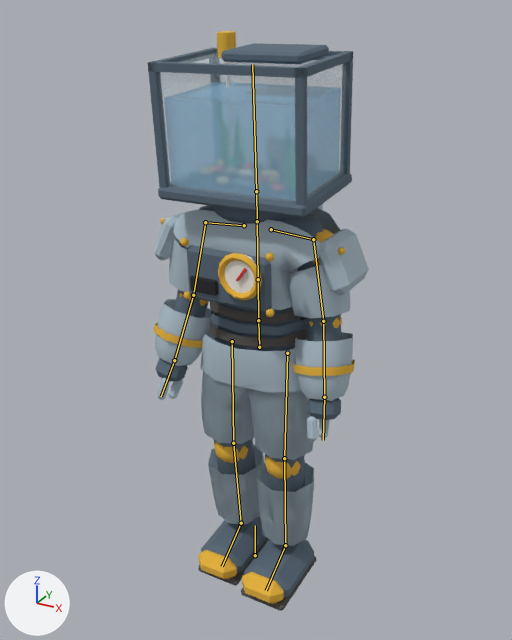
One commit to the Blender file assets_src/personagens/capitao_mare_01.blend: the scene before it, then after it.
One viewpoint serves both versions: a 50 mm lens placed at (1.081, -1.958, 2.014), pointed at (-0.033, 0.066, 1.002). Every picture has the same lights, and +X, +Y and +Z are marked at lower left. The first picture is the older version. Both versions are drawn at frame 33 of the action 'idle-loop'; the numbers are the values there. The bones that bend it are drawn over the model as lines.

The first picture shows 'capitao_mare_01'.
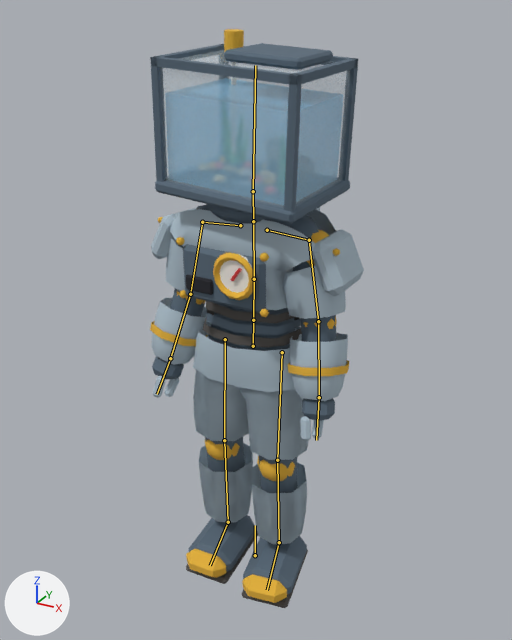
What the commit changed:
Bone 'Hips' (bone_hips) moves from (0.018, -0.016, 0.0) to (-0.008, -0.018, 0.0).
Bone 'Hips' (bone_hips) turns from (0, 0, 2) to (0, 4, -1) degrees about its own x, y and z.
Bone 'Spine' (bone_spine) turns from (0, 0, -1) to (0, -3, 0) degrees about its own x, y and z.
Bone 'Chest' (bone_chest) turns from (1, 0, -1) to (1, -2, 1) degrees about its own x, y and z.
Bone 'Head' (bone_head) turns from (1, 1, 0) to (1, -3, -3) degrees about its own x, y and z.
Bone 'LeftUpperLeg' (bone_leftupperleg) turns from (-2, 0, 1) to (-5, -6, -2) degrees about its own x, y and z.
Bone 'LeftLowerLeg' (bone_leftlowerleg) turns from (4, 0, 0) to (10, 0, 0) degrees about its own x, y and z.
Bone 'RightUpperLeg' (bone_rightupperleg) turns from (-1, 0, 1) to (-1, 0, -1) degrees about its own x, y and z.
Bone 'RightLowerLeg' (bone_rightlowerleg) turns from (7, 0, 0) to (5, 0, 0) degrees about its own x, y and z.

Where the change shows, as pixel boxes (x1, y1, x2, y2) in the pictures (512 x 640 px):
'capitao_mare_01', posed: before (148, 31, 369, 611); after (150, 29, 364, 608)
bone 'Hips', root to tip: before (259, 347) to (258, 320); after (253, 346) to (253, 320)
bone 'Spine', root to tip: before (258, 320) to (258, 279); after (253, 320) to (254, 279)
bone 'Chest', root to tip: before (258, 279) to (257, 221); after (254, 279) to (253, 221)
bone 'Head', root to tip: before (256, 191) to (252, 64); after (253, 191) to (255, 65)
bone 'LeftUpperLeg', root to tip: before (287, 353) to (284, 458); after (282, 352) to (277, 460)
bone 'LeftLowerLeg', root to tip: before (284, 458) to (285, 545); after (277, 460) to (279, 542)
bone 'RightUpperLeg', root to tip: before (232, 341) to (233, 443); after (225, 339) to (224, 440)
bone 'RightLowerLeg', root to tip: before (233, 443) to (241, 523); after (224, 440) to (228, 522)
